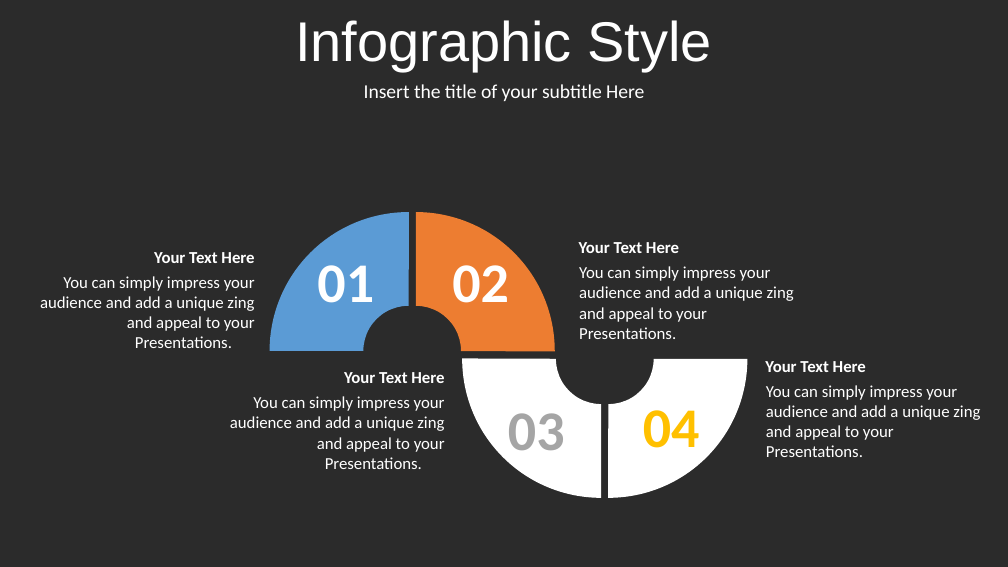
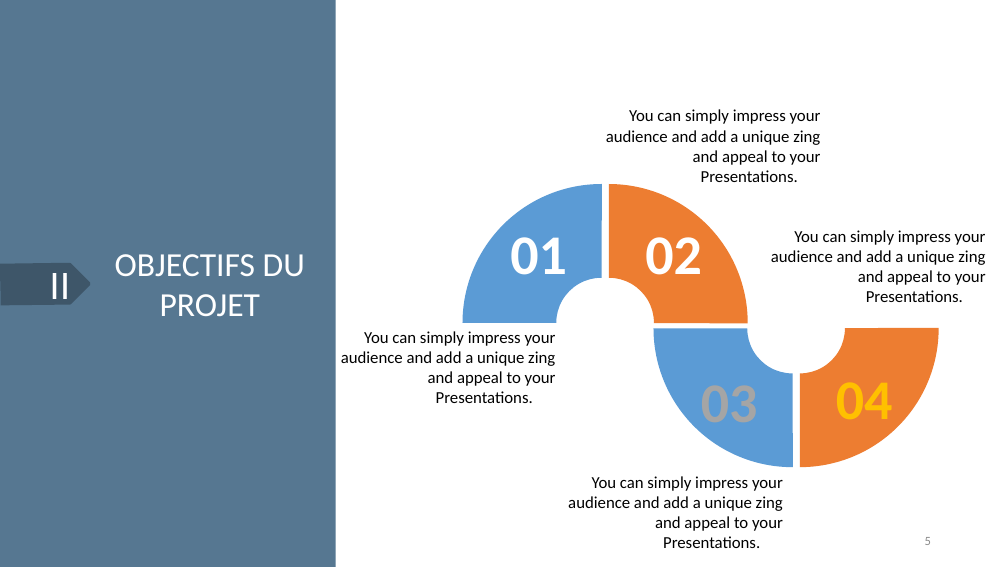
Before and after one commit to Brice-Kevin/ProjetHN, a slide deck: slide 5 of Presentation_dataset.pptx. Drawn at 1008x567 pixels with LibreOffice and Linux fonts; fonts in the diff are those of the drawing; background and template pictures are left out; a plain dark background stands for a picture behind light text. Boxes give left, top, right and bottom in pixels: in the first picture for what was removed or moved away, otherwise in the second. Text is boxed around its words. In the diff, an @@ line names an element or a change of style, - is before the commit and + after.

```diff
--- a/Presentation_dataset.pptx
+++ b/Presentation_dataset.pptx
@@ background picture (left out) to #FFFFFF @@
@@ rectangle added at bbox=[0, 0, 336, 567], fill #567791 @@
@@ text removed at bbox=[295, 20, 711, 70] @@
-Infographic Style
@@ text removed at bbox=[364, 84, 644, 101] @@
-Insert the title of your subtitle Here
@@ text "You can simply impress your ..." at bbox=[606, 109, 821, 182]: text colour #FFFFFF to #000000 @@
@@ text "You can simply impress your ...": place and size @@
-text "You can simply impress your ..." at bbox=[40, 276, 255, 348]
+text "You can simply impress your ..." at bbox=[606, 109, 821, 182]
@@ arch (boxed as its full ring) at bbox=[463, 184, 740, 461]: fill #FFFFFF to #5B9BD5; rotation 270 to 0 degrees @@
@@ arch (boxed as its full ring) at bbox=[470, 184, 748, 461]: fill #FFFFFF to #ED7D31; rotation 180 to 90 degrees @@
@@ arch (boxed as its full ring): place and size @@
-arch (boxed as its full ring) at bbox=[270, 212, 547, 490]
+arch (boxed as its full ring) at bbox=[653, 190, 931, 467]
@@ arch (boxed as its full ring) at bbox=[653, 190, 931, 467]: mirrored @@
@@ arch (boxed as its full ring) at bbox=[661, 190, 938, 467]: mirrored; rotation 90 to 270 degrees @@
@@ 3 texts: place and size @@
-3 texts at bbox=[317, 265, 700, 463]
+3 texts at bbox=[510, 237, 893, 435]
@@ text "02": place and size @@
-text "02" at bbox=[452, 265, 509, 303]
+text "02" at bbox=[645, 237, 702, 275]
@@ text "You can simply impress your ...": place and size @@
-text "You can simply impress your ..." at bbox=[579, 266, 794, 339]
+text "You can simply impress your ..." at bbox=[771, 230, 986, 302]
@@ text "You can simply impress your ..." at bbox=[771, 230, 986, 302]: text colour #FFFFFF to #000000; alignment left to right @@
@@ freeform shape added at bbox=[0, 263, 91, 306], fill #3E5669 @@
@@ text added at bbox=[115, 254, 305, 316], 32 pt, text #FFFFFF @@
+OBJECTIFS DU PROJET
@@ text removed at bbox=[154, 252, 254, 263] @@
-Your Text Here
@@ text removed at bbox=[579, 242, 679, 253] @@
-Your Text Here
@@ text added at bbox=[49, 273, 70, 299], 36 pt, text #FFFFFF @@
+II
@@ text "You can simply impress your ...": place and size @@
-text "You can simply impress your ..." at bbox=[230, 396, 445, 469]
+text "You can simply impress your ..." at bbox=[341, 331, 556, 403]
@@ text "You can simply impress your ..." at bbox=[341, 331, 556, 403]: text colour #FFFFFF to #000000 @@
@@ text removed at bbox=[344, 372, 444, 383] @@
-Your Text Here
@@ text removed at bbox=[765, 361, 866, 372] @@
-Your Text Here
@@ text "You can simply impress your ..." at bbox=[568, 476, 783, 548]: text colour #FFFFFF to #000000; alignment left to right @@
@@ text "You can simply impress your ...": place and size @@
-text "You can simply impress your ..." at bbox=[766, 385, 980, 457]
+text "You can simply impress your ..." at bbox=[568, 476, 783, 548]
@@ page number added at bbox=[925, 537, 931, 545], 12 pt, text #8C8C8C @@
+5
```
Also in this commit, not shown: 1 slide added, 4 slides removed, 2 other files.
